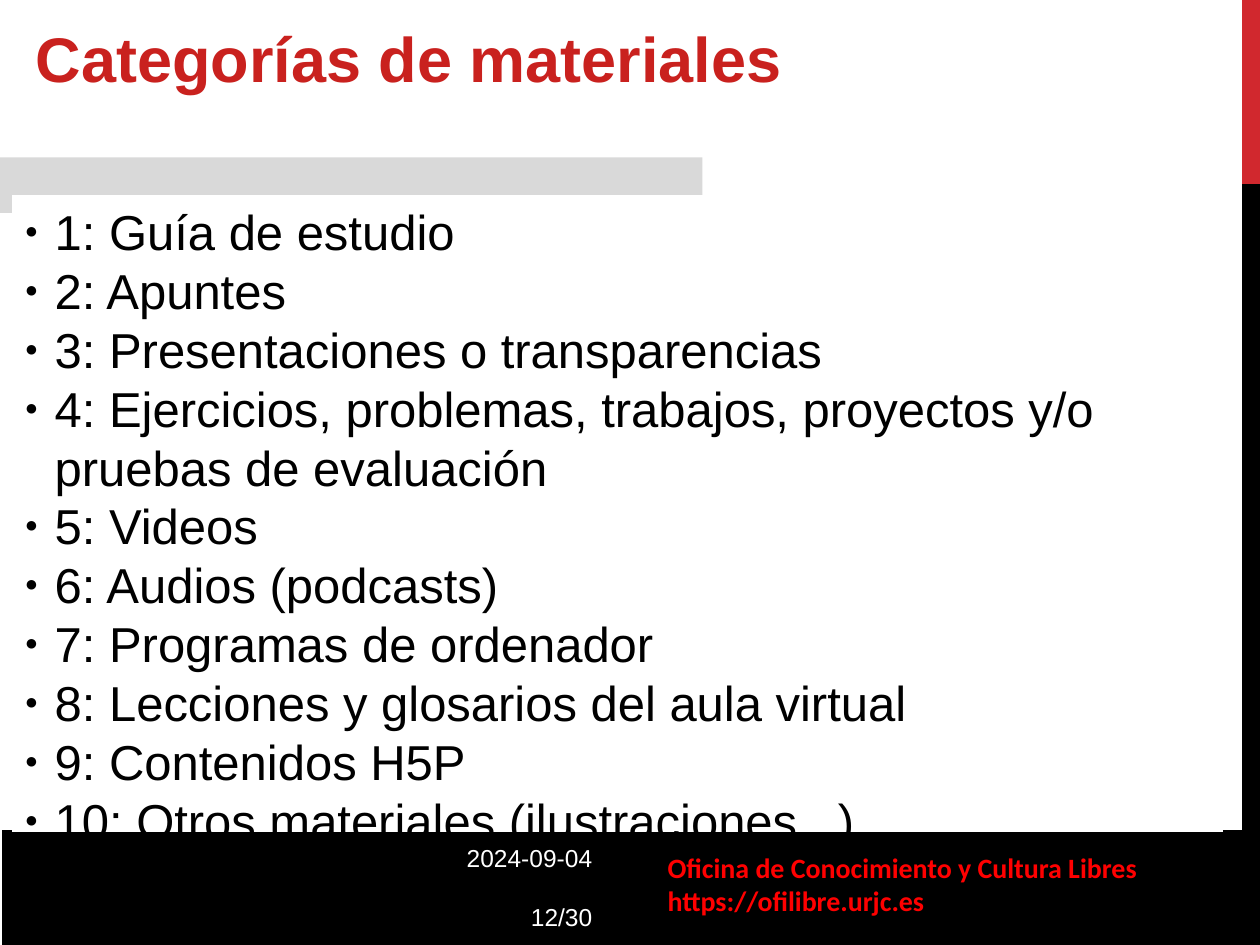
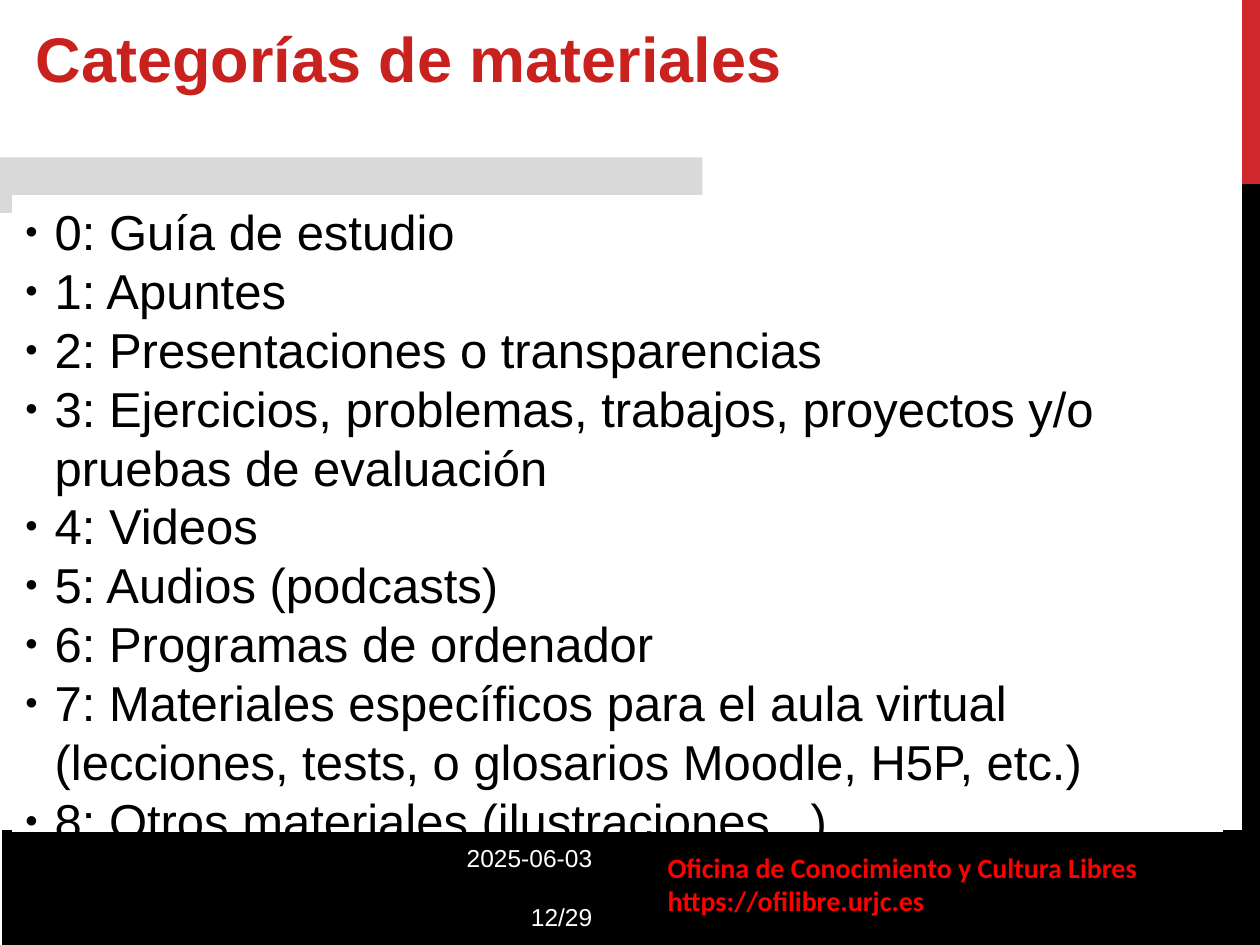
Before and after one commit to roberto-red/ofilibre, a slide deck: slide 12 of static/transpas/convocatoria-asignaturas-abierto/Convocatoria_Asignaturas_Abierto.odp. Drawn at 1260x945 pixels with LibreOffice and Linux fonts; fonts in the diff are those of the drawing; background and template pictures are left out. Boxes give left, top, right and bottom in pixels: in the first picture for what was removed or moved away, otherwise in the second. Text is boxed around its words. In the diff, an @@ line names an element or a change of style, - is before the commit and + after.

```diff
--- a/static/transpas/convocatoria-asignaturas-abierto/Convocatoria_Asignaturas_Abierto.odp
+++ b/static/transpas/convocatoria-asignaturas-abierto/Convocatoria_Asignaturas_Abierto.odp
@@ text in rectangle at [55, 214, 1093, 849]: text changed @@
-● 1: Guía de estudio
-● 2: Apuntes
-● 3: Presentaciones o transparencias
-● 4: Ejercicios, problemas, trabajos, proyectos y/o pruebas de evaluación
-● 5: Videos
-● 6: Audios (podcasts)
-● 7: Programas de ordenador
-● 8: Lecciones y glosarios del aula virtual
-● 9: Contenidos H5P
-● 10: Otros materiales (ilustraciones...)
+● 0: Guía de estudio
+● 1: Apuntes
+● 2: Presentaciones o transparencias
+● 3: Ejercicios, problemas, trabajos, proyectos y/o pruebas de evaluación
+● 4: Videos
+● 5: Audios (podcasts)
+● 6: Programas de ordenador
+● 7: Materiales específicos para el aula virtual (lecciones, tests, o glosarios Moodle, H5P, etc.)
+● 8: Otros materiales (ilustraciones...)
@@ text at [467, 850, 592, 927]: text changed @@
-2024-09-04
-12/30
+2025-06-03
+12/29
```
Also in this commit, not shown: 18 other slides changed, 1 slide removed, 1 other file.
